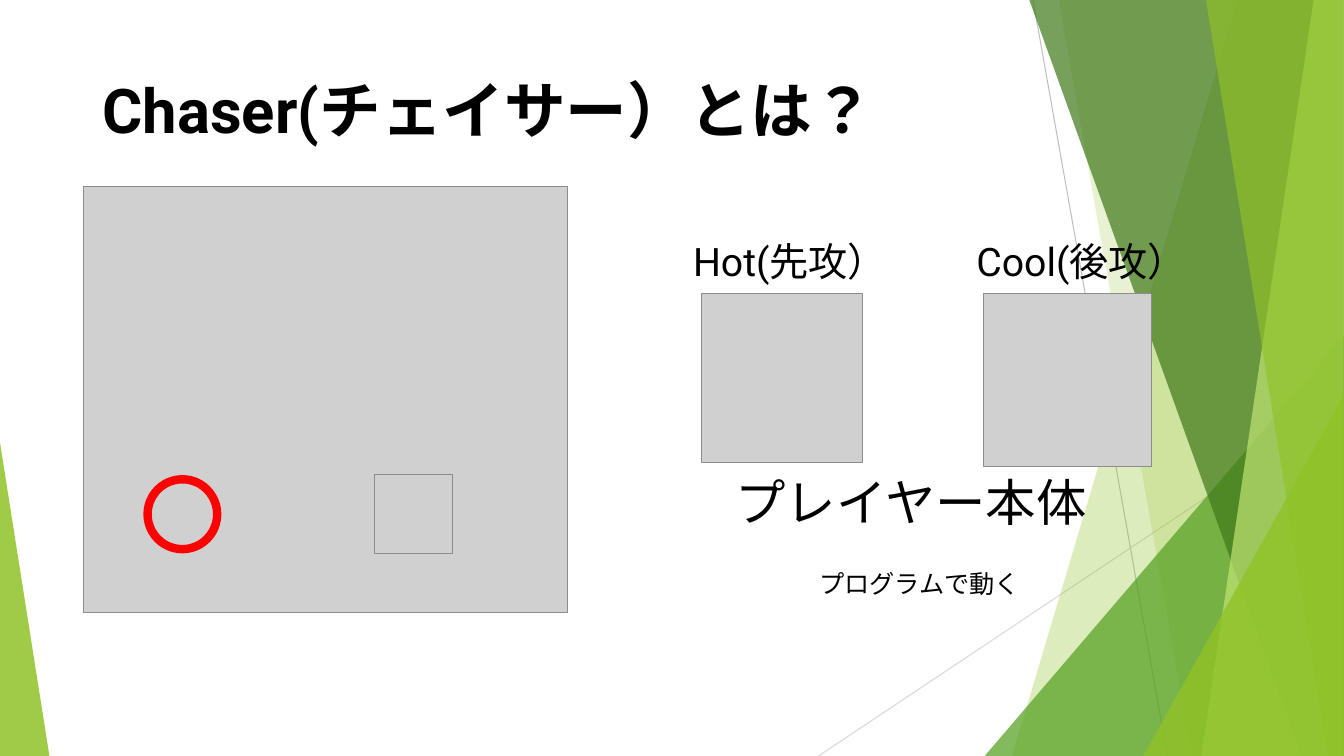
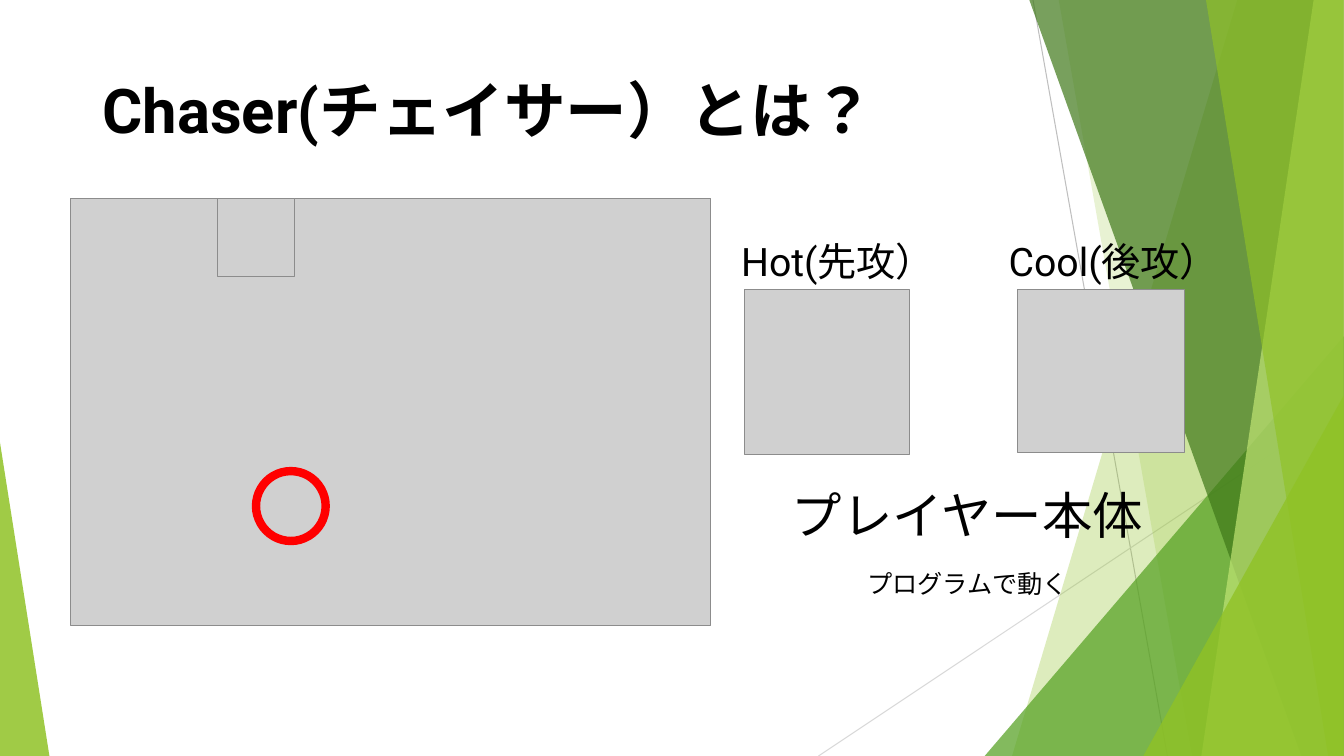
Before and after one commit to noko1024/ChaserDoc, a slide deck: slide 3 of New_U-16.pptx. Drawn at 1344x756 pixels with LibreOffice and Linux fonts; fonts in the diff are those of the drawing; grey boxes stand for pictures. Boxes give left, top, right and bottom in pixels: in the first picture for what was removed or moved away, otherwise in the second. Text is boxed around its words. In the diff, an @@ line names an element or a change of style, - is before the commit and + after.

```diff
--- a/New_U-16.pptx
+++ b/New_U-16.pptx
@@ picture: place and size @@
-picture at [84,187,568,613]
+picture at [71,199,711,626]
@@ picture: place and size @@
-picture at [375,475,453,554]
+picture at [217,199,294,277]
@@ text "Hot(先攻）": place and size @@
-text "Hot(先攻）" at [693,242,887,285]
+text "Hot(先攻）" at [741,242,935,285]
@@ text "Cool(後攻）": place and size @@
-text "Cool(後攻）" at [976,240,1187,286]
+text "Cool(後攻）" at [1009,240,1220,286]
@@ picture: place and size @@
-picture at [702,294,862,463]
+picture at [744,290,909,455]
@@ picture: place and size @@
-picture at [983,294,1151,467]
+picture at [1018,290,1186,454]
@@ ellipse: place and size @@
-ellipse at [147,479,217,548]
+ellipse at [256,471,326,540]
@@ title "プレイヤー本体" rewrapped from [735,478,1086,534] to [792,483,1143,547] @@
@@ text "プログラムで動く" rewrapped from [819,572,1020,595] to [867,570,1068,599] @@
```
Also in this commit, not shown: 19 other slides changed.
